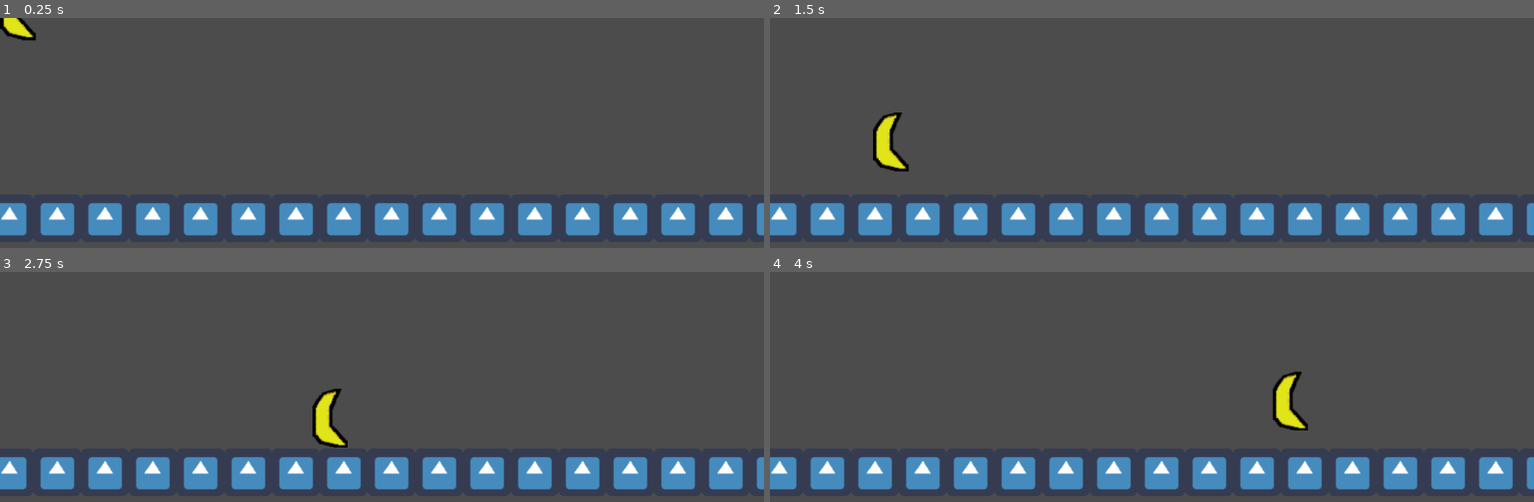
Above: before the commit, frames 1-4 (two rows, left to right).
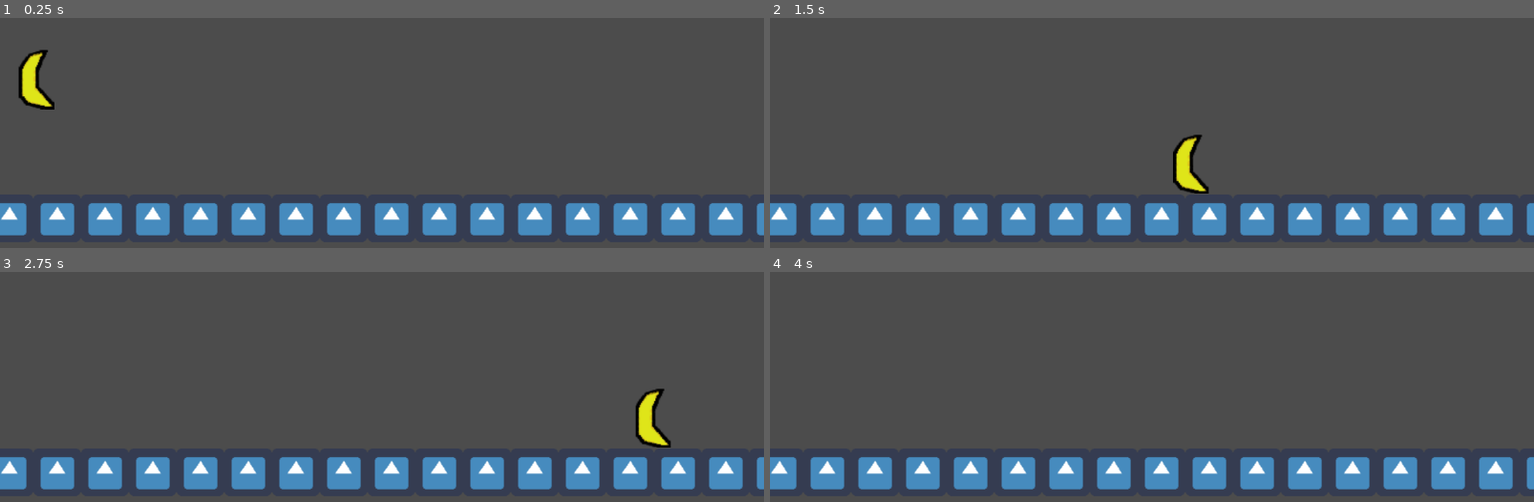
Above: after the commit, the same moments.

Repository: syedisamhashmi/CSE-4392-CSE-5392-Game-Project
Game: Godot game, scene res://entities/Main.tscn
Two runs of this game, one before a commit and one after it. Both use one fixed random seed, a clock stepped at 60 frames per second and the inputs below. The engine's default icon, where the game draws it, is replaced by a stand-in: a white triangle on a blue panel in a dark square.
Inputs:
- Up to frame 1 (0.25 s): no input
- Up to frame 2 (1.5 s): hold D (move_right) from 0.53 s (still down); tap Space (jump) at 0.6, 0.77, 1.07, 1.35 s
- Up to frame 3 (2.75 s): tap Space (jump) at 1.52, 1.82, 2.1 s; release D (move_right) at 2.03 s; hold A (move_left) from 2.03 s (still down)
- Up to frame 4 (4 s): release A (move_left) at 2.78 s; hold D (move_right) from 2.78 s (still down); tap Space (jump) at 2.85, 3.02, 3.32, 3.6, 3.77 s

The runs differ from the first frame. In frame 1, 1.1% of the frame differs, in the area x 0-8%, y 0-40%; in frame 2, 1.5%, in the area x 13-58%, y 41-77%; in frame 3, 1.5%; in frame 4, 0.8%.

Commit message:
added new movement system for banana

Diff:
--- a/Team_Hashmi_Project/entities/Main.tscn
+++ b/Team_Hashmi_Project/entities/Main.tscn
@@ -6,6 +6,7 @@
 [node name="Node2D" type="Node2D"]
 
 [node name="Banana" parent="." instance=ExtResource( 2 )]
+position = Vector2( 25, 93 )
 
 [node name="TileMap" parent="." instance=ExtResource( 1 )]
 position = Vector2( 300.48, 236.839 )
--- a/Team_Hashmi_Project/entities/player/player.gd
+++ b/Team_Hashmi_Project/entities/player/player.gd
@@ -1,32 +1,48 @@
 extends KinematicBody2D
 
-
+# some of these variables could be exported for easy modification
+# in the editor's user interface
+var topSpeed: float = 1000.0
+var acceleration: float = 0.0
+var friction: float = 0.05
 var velocity: Vector2 = Vector2.ZERO
 var gravity: float = 900.0
-var move_speed: Vector2 = Vector2(300.0, 500.0)
 
 func _physics_process(delta: float) -> void:
-    var isJumpInterrupted = Input.is_action_just_released("jump") and velocity.y < 0
-    var direction: Vector2 = Vector2(
-        Input.get_action_strength("move_right") - Input.get_action_strength("move_left"),
-        -1 if Input.is_action_just_pressed("jump") and is_on_floor() else 1.0
-    )
-    velocity.x += (move_speed.x * direction.x) * delta
-    if velocity.x > move_speed.x:
-        velocity.x = move_speed.x
+    # control player through acceleration to give good sense of momentum
+    if Input.is_action_pressed("move_right"):
+      acceleration = 2500
+    elif Input.is_action_pressed("move_left"):
+      acceleration = -2500
+    else:
+      acceleration = 0
+
+    # used to allow shorter jumps if jump button is released quickly
+    var isJumpInterrupted : = Input.is_action_just_released("jump") and velocity.y < 0.0
+
+    # want to feel instan and responsivet, so don't bother with acceleration
+    if Input.is_action_just_pressed("jump") and is_on_floor():
+      velocity.y = -400
+
+    # checks if jump is interrupted
+    if isJumpInterrupted :
+      velocity.y = 0.0
+
+    # increases velocity on the x axis every frame
+    # friction slows the player down over time
+    velocity.x += acceleration * delta
+    velocity.x *= (1 - friction)
 
     velocity.y += gravity * delta
-    if direction.y == -1:
-        velocity.y = move_speed.y * direction.y
 
-    if isJumpInterrupted:
-        velocity.y = 0
-    if (
-        (!Input.is_action_pressed("move_left") and
-        !Input.is_action_pressed("move_right")) or
-        Input.is_action_just_released("move_left") or
-        Input.is_action_just_released("move_right")):
-        velocity.x /= 1.1
+    # clamp velocity
+    velocity.x = clamp(velocity.x, -1 * topSpeed, topSpeed)
+
+    # removes jitter when player is slowing down
+    if abs(velocity.x) < 10:
+      velocity.x = 0
+
+    # Godot's built in function to determine final velocity
     velocity = move_and_slide(velocity, Vector2.UP)
 
 
